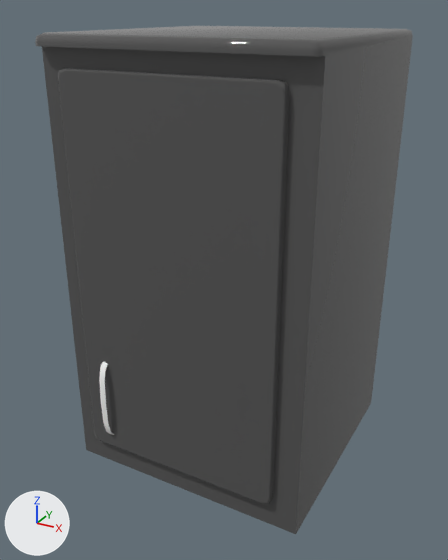
An edit to the FBX model Assets/ART/Meshes/KITCHEN/SM_Kitchen_Cupboard_Small.fbx, drawn before and after from the same camera.
One viewpoint serves both versions: a camera (50 mm lens) standing at (0.807, -1.908, 0.684) and looking at (-0.015, -0.413, -0.064). The lights are fixed; the arrows at lower left show +X, +Y and +Z. The picture after the commit comes second. Where no turn or scale is listed for an object, it has been applied to the vertices.

The first picture shows 'SM_Kitchen_Cupboard_Small', 'SM_Kitchen_Cupboard_Small_Door'.
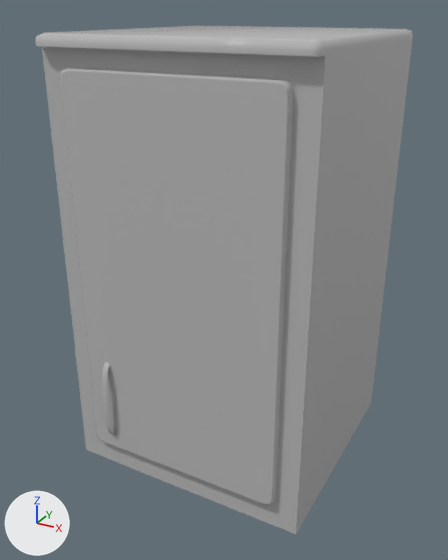
Edits to the bpy script that builds the scene:
```text
Add mat_default:
    mat_default = principled_material('Default')
    mat_default.base_color = (0.5, 0.5, 0.5)  # grey #bcbcbc
    mat_default.roughness = 0.0
Change me_mesh:
    where me_mesh.from_pydata(...)  # 50 vertices, 42 faces; spans x -0.366..0.366, y -0.73..0.0, z -0.628..0.628
    remove me_mesh.materials.append(mat_m_plastic_counters)  # dark grey #575757
    add me_mesh.materials.append(mat_default)  # grey #bcbcbc
Change me_mesh_001:
    where me_mesh_001.from_pydata(...)  # 106 vertices, 108 faces; spans x -0.603..0.0, y -0.045..0.0, z -0.55..0.55
    used by ob_sm_kitchen_cupboard_small_door; location = (0.294, -0.7, 0.0)
    me_mesh_001 part 1: all 60 faces that had it switch from mat_m_plastic_counters (dark grey #575757) to mat_default (grey #bcbcbc)
    me_mesh_001 part 2: all 48 faces that had it switch from mat_m_counters_knob (white #ffffff) to mat_default (grey #bcbcbc)
Change ob_sm_kitchen_cupboard_small_door:
    ob_sm_kitchen_cupboard_small_door.location: (0.294, -0.7, 0.0) -> (0.303, -0.7, 0.0)
```

Location of each change, [x1, y1, x2, y2] in pixels of the pictures (448 x 560 px):
'SM_Kitchen_Cupboard_Small_Door', recoloured, moved (dark grey to grey): before [58, 68, 290, 505]; after [60, 68, 293, 506]
'SM_Kitchen_Cupboard_Small', recoloured (dark grey to grey): [35, 26, 413, 534] in both
part 1 of me_mesh_001, recoloured (dark grey to grey): [60, 68, 290, 505] in both
part 2 of me_mesh_001, recoloured (white to grey): [102, 362, 114, 435] in both
